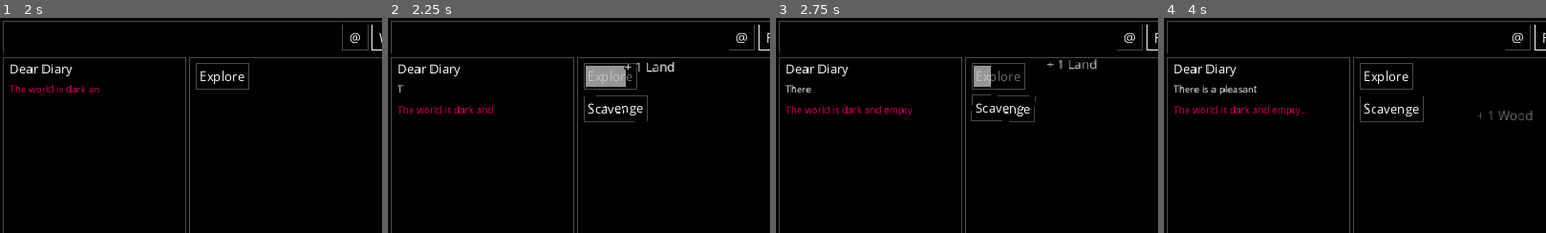
Above: before the commit, frames 1-4 (left to right).
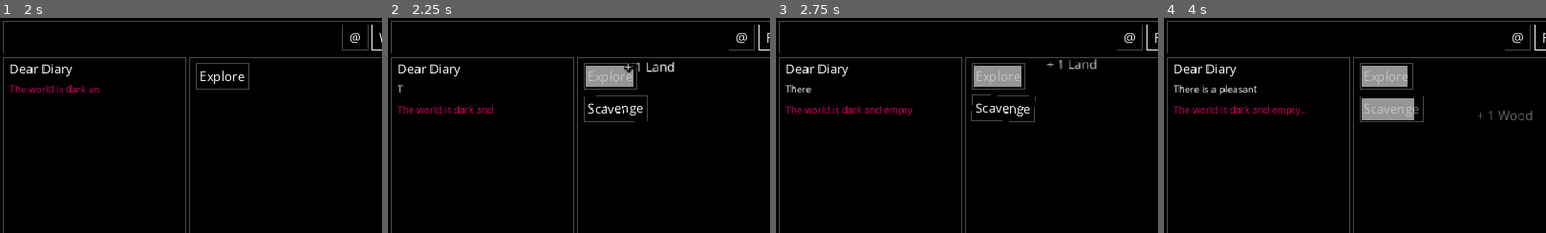
Above: after the commit, the same moments.

Repository: TinyTakinTeller/GodotProjectZero
Game: Godot game, scene res://scenes/autostart/save_file_picker/save_file_picker.tscn
Two runs of this game, one before a commit and one after it. Both use one fixed random seed, a clock stepped at 60 frames per second and the inputs below. Sound files missing from this copy of the repository are replaced by a short silence.
Inputs (mouse positions are % of the whole screen's width and height, from its top left):
- Up to frame 1 (2 s): click "@" at 0.5 s; click "World" at 1.25 s
- Up to frame 2 (2.25 s): click "Explore" at 2 s
- Up to frame 3 (2.75 s): no input
- Up to frame 4 (4 s): click "Scavenge" at 2.75 s; tap Enter at 3.5 s; move the mouse to (72, 45) at 3.52 s; hold Right from 3.53 s (still down); hold Ctrl from 3.53 s (still down); click (72, 45) at 3.67 s
The pictures show only the part of the screen within x 0-50%, y 0-50%; the shares and areas given below are measured in that part.

Frame 1 is identical in both runs. In frame 2, 0.2% of the frame differs, in the area x 62-65%, y 22-32%; in frame 3, 0.8%; in frame 4, 2.5%, in the area x 51-67%, y 22-48%.

Commit message:
revert debug params

Diff:
--- a/global/const/game.gd
+++ b/global/const/game.gd
@@ -6,7 +6,7 @@
 const VERSION_MAJOR: String = "prototype"
 const VERSION_MINOR: String = "week 11"
 
-const PARAMS: Dictionary = PARAMS_DEBUG  #PARAMS_PROD  #PARAMS_DEBUG
+const PARAMS: Dictionary = PARAMS_PROD  #PARAMS_PROD  #PARAMS_DEBUG
 
 const PARAMS_DEBUG: Dictionary = {
 	"cycle_seconds": 2,
